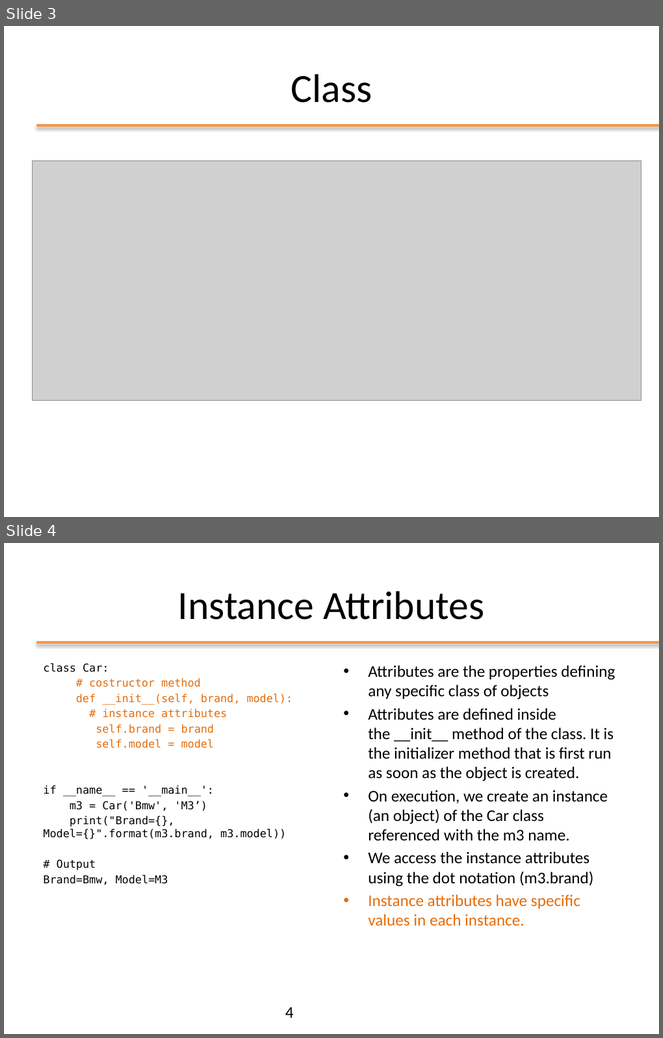
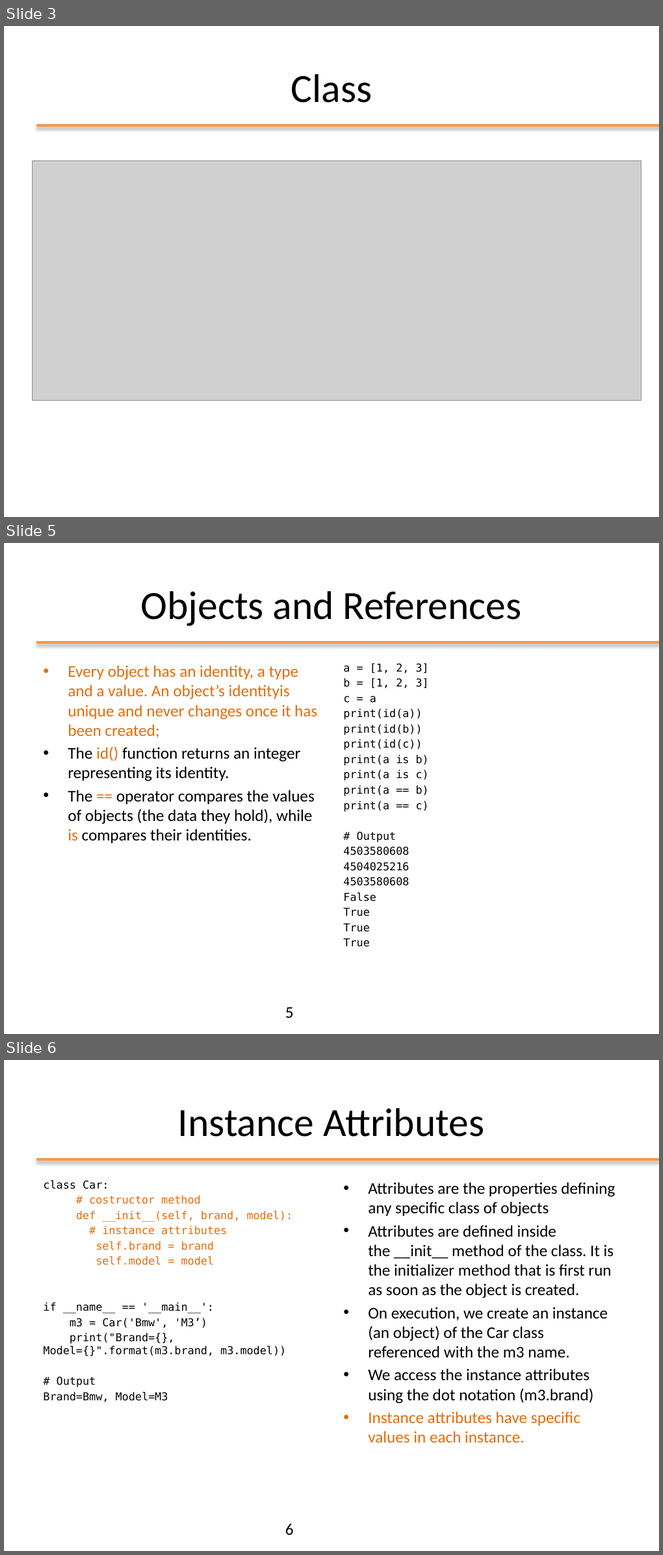
Before and after one commit to nbicocchi/ooprogramming, a slide deck: slides/python/ppt/03 - Python Object Oriented.pptx. Shown one above the other, each under a label of ours: slides 3 and 4 before the commit, slides 3, 5 and 6 after it; the slides between them are not shown. The pictures are 663x1038 and 663x1555 pixels, drawn with LibreOffice and Linux fonts; fonts in the diff are those of the drawing; grey boxes stand for pictures. Boxes give left, top, right and bottom in pixels: in the first picture for what was removed or moved away, otherwise in the second. Text is boxed around its words. In the diff, an @@ line names an element or a change of style, - is before the commit and + after.

```diff
--- a/slides/python/ppt/03 - Python Object Oriented.pptx
+++ b/slides/python/ppt/03 - Python Object Oriented.pptx
@@ slide 5 added at [4,543,659,1034], background #FFFFFF; not listed: 1 template element that a slide beside it also shows @@
@@ title added at [141,591,522,626], 44 pt, text #000000 @@
+Objects and References
@@ text added at [68,665,317,843], 18 pt, text #000000 @@
+• Every object has an identity, a type and a value. An object’s identityis unique and never changes once it has been created;
+• The id() function returns an integer representing its identity.
+• The == operator compares the values of objects (the data they hold), while is compares their identities.
@@ text added at [343,663,429,947], 12 pt, text #000000 @@
+a = [1, 2, 3]
+b = [1, 2, 3]
+c = a
+print(id(a))
+print(id(b))
+print(id(c))
+print(a is b)
+print(a is c)
+print(a == b)
+print(a == c)
+# Output
+4503580608
+4504025216
+4503580608
+False
+True
+True
+True
@@ page number added at [285,1007,294,1018], 18 pt, text #000000 @@
+5
@@ what was slide 4 is now slide 6 @@
@@ page number at [285,1524,294,1535]: text changed @@
-4
+6
```
Also in this commit, not shown: 1 other slide added, 3 other files.
